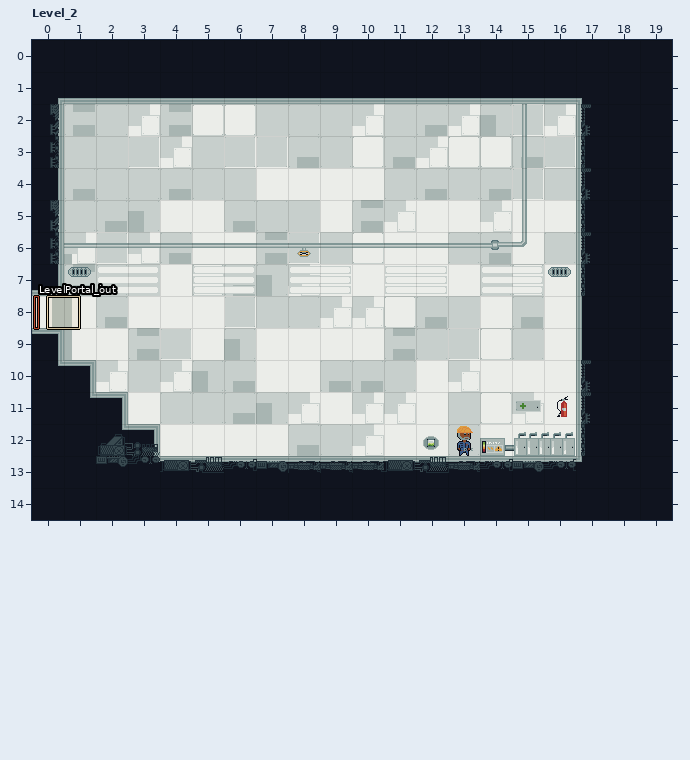
Two states of a LDtk project, res/level/TestLevel.ldtk. Above is the file before it was changed.
Cells are 32x32 px. Shown: Level_2 x 0..19, y 0..14. The commit also changed other parts of the map, which this record leaves out.
And afterwards:
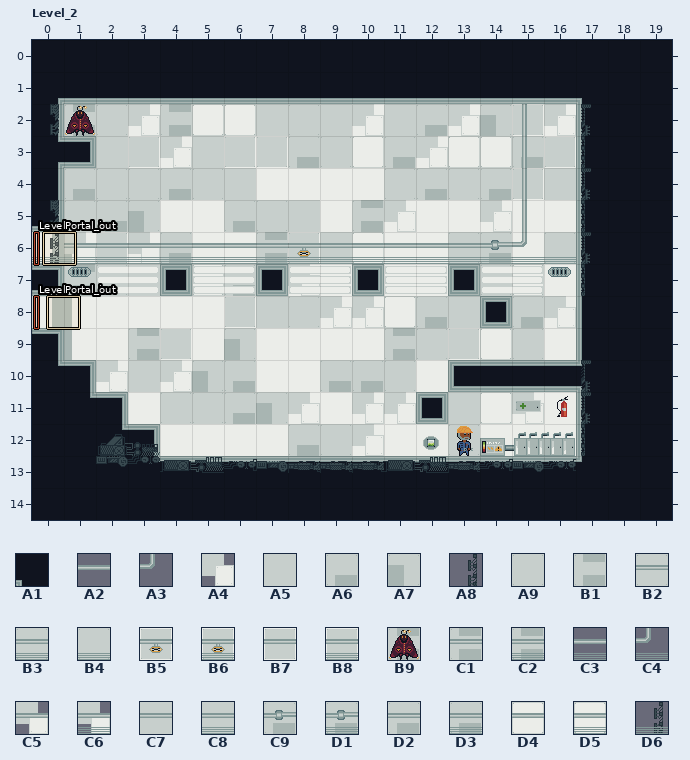
Key: from "LabSolids": A1 1; from "Mothman": A2 43, A3 84, A4 87, A5 88, A6 91, A7 93, A8 95, A9 130, B1 132, B2 130 under 43, B3 130 under 43 under 6, B4 130 under 6, B5 131 under 4, B6 131 under 4 under 6, B7 131 under 43, B8 131 under 43 under 6, B9 132 under 1, C1 132 under 43, C2 132 under 43 under 6, C3 43 under 6, C4 84 under 6, C5 87 under 43, C6 87 under 43 under 6, C7 88 under 43, C8 88 under 43 under 6, C9 91 under 123, D1 91 under 123 under 6, D2 91 under 43, D3 91 under 43 under 6, D4 92 under 43, D5 92 under 43 under 6, D6 95 under 6.
__ is an empty cell.
Objects are placed by their top-left corner, in cells (3,4 is the top-left corner of cell 3,4); size is 1x1 cell unless given.
The edit:
Layer "Entities":
A new object: "LevelPortal_in" rectangle at 0.1,6 size 0.1x1.
A new object: "LevelPortal_out" rectangle at 0.3,6.
Layer "LabSolids":
The edit adds tile A1 in row 3 at x 1; in row 7 at x 4, 7, 10 and 13; in row 8 at x 14; in row 10 at x 13 to 16; in row 11 at x 12.
The author cleared tile A1 in row 6 at x 0.
Layer "Decoration":
The edit adds tile A4 in row 8 at x 16.
Tile B2 gives way to tile B3 in row 6 at x 13.
Tile A9 gives way to tile B4 in row 6 at x 16.
Tile B5 gives way to tile B6 in row 6 at x 8.
Tile B7 gives way to tile B8 in row 6 at x 2.
Tile B1 gives way to tile B9 in row 2 at x 1.
Tile C1 gives way to tile C2 in row 6 at x 7.
Tile A2 gives way to tile C3 in row 6 at x 5 to 6 and 11 to 12.
Tile A3 gives way to tile C4 in row 6 at x 15.
Tile C5 gives way to tile C6 in row 6 at x 1 and 3.
Tile C7 gives way to tile C8 in row 6 at x 9.
Tile C9 gives way to tile D1 in row 6 at x 14.
Tile D2 gives way to tile D3 in row 6 at x 4.
Tile D4 gives way to tile D5 in row 6 at x 10.
Tile A8 gives way to tile D6 in row 6 at x 0.
The author cleared tile A4 in row 10 at x 13.
The author cleared tile A5 in row 3 at x 1.
The author cleared tile A6 in row 8 at x 2.
The author cleared tile A7 in row 7 at x 7.
The author cleared tile A8 in row 3 at x 0.
